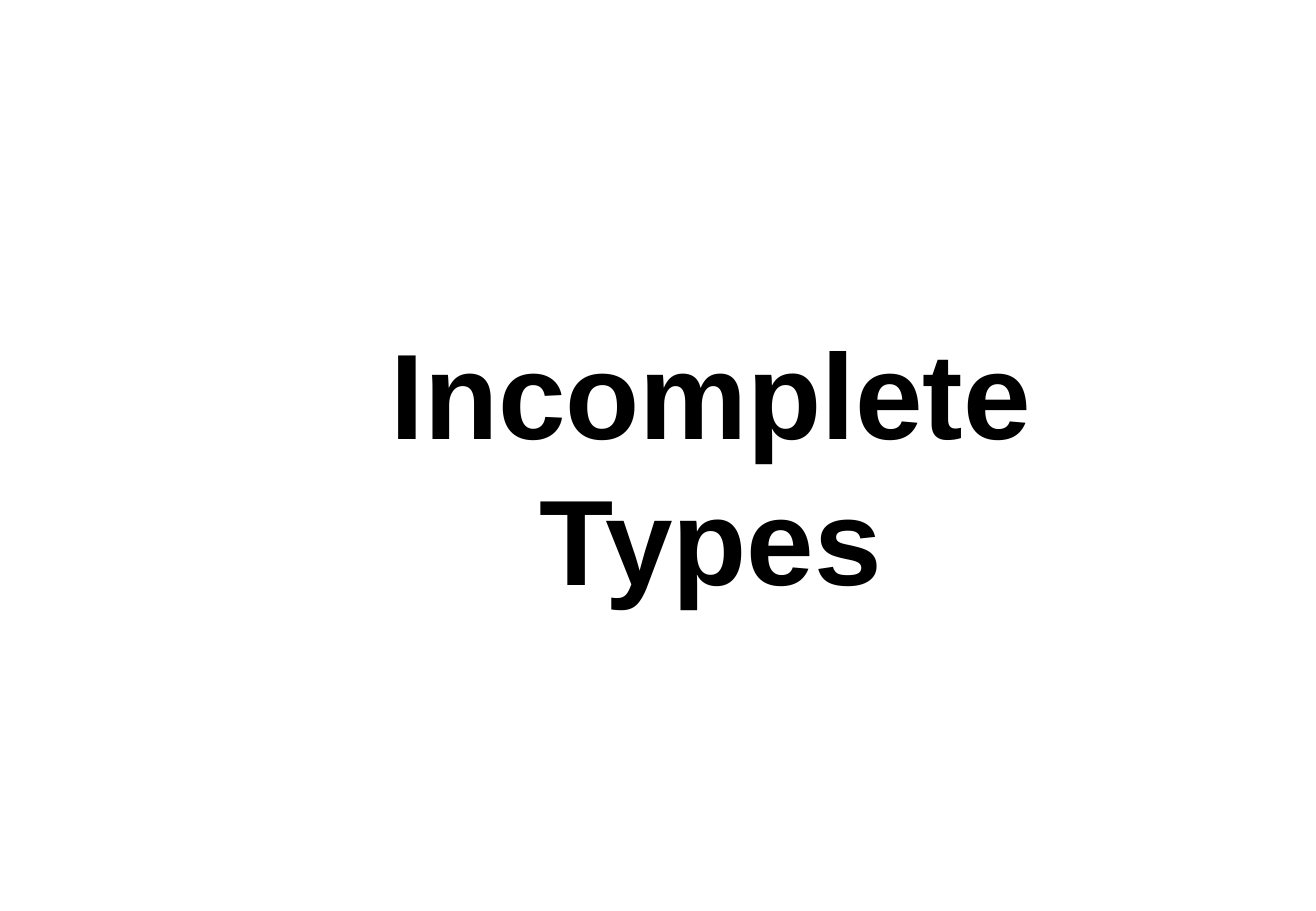
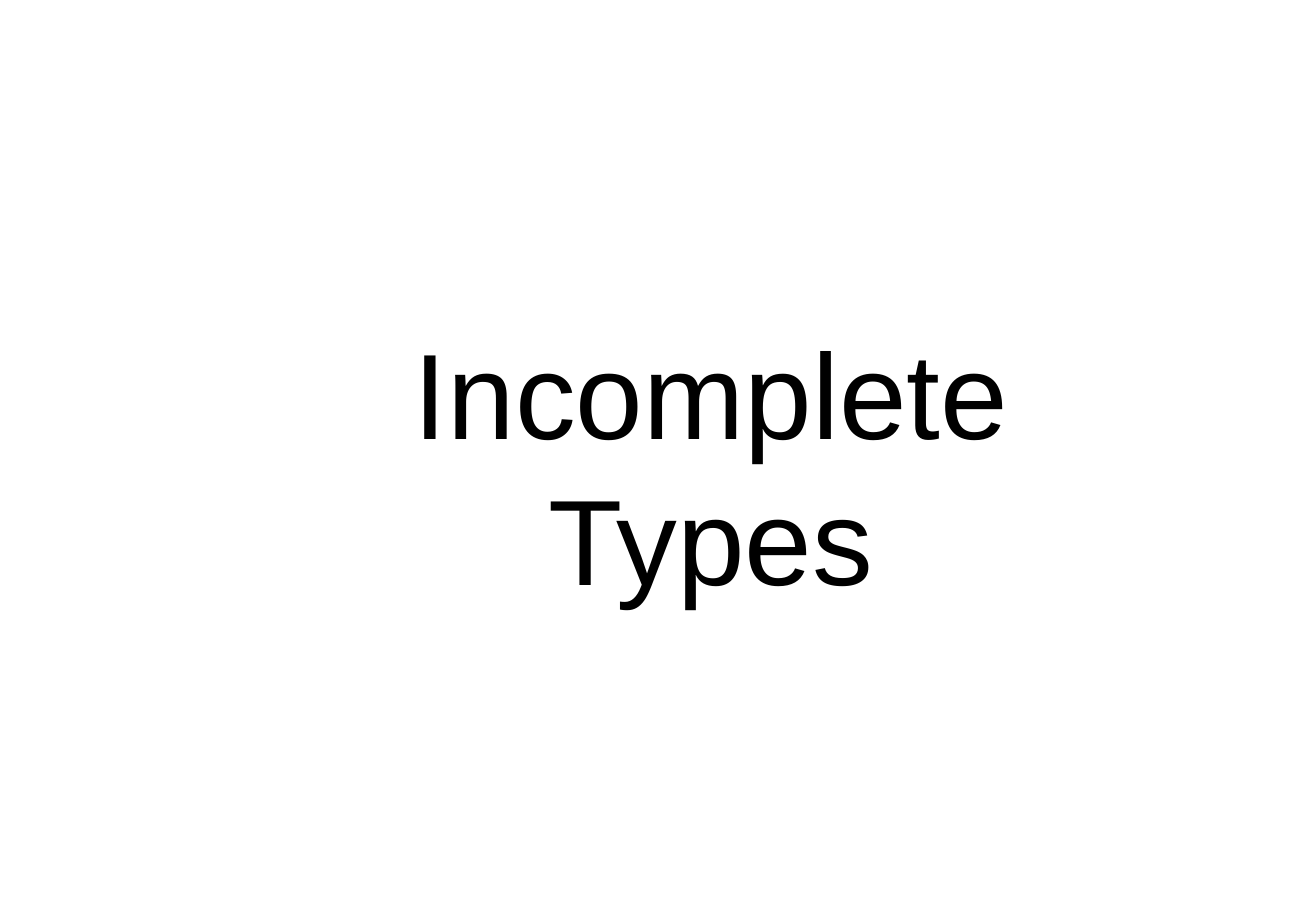
Before and after one commit to JonJagger/two-day-courses, a slide deck: slide 1 of ca/New 1 Incomplete Types.odp. Drawn at 1316x911 pixels with LibreOffice and Linux fonts; fonts in the diff are those of the drawing. Boxes give left, top, right and bottom in pixels: in the first picture for what was removed or moved away, otherwise in the second. Text is boxed around its words. In the diff, an @@ line names an element or a change of style, - is before the commit and + after.

```diff
--- a/ca/New 1 Incomplete Types.odp
+++ b/ca/New 1 Incomplete Types.odp
@@ text "Incomplete": place and size @@
-text "Incomplete" at box(390, 351, 1031, 608)
+text "Incomplete" at box(414, 351, 1008, 608)
@@ text "Incomplete" at box(414, 351, 1008, 608): bold off @@
```
Also in this commit, not shown: 16 other slides changed, 1 slide added.
